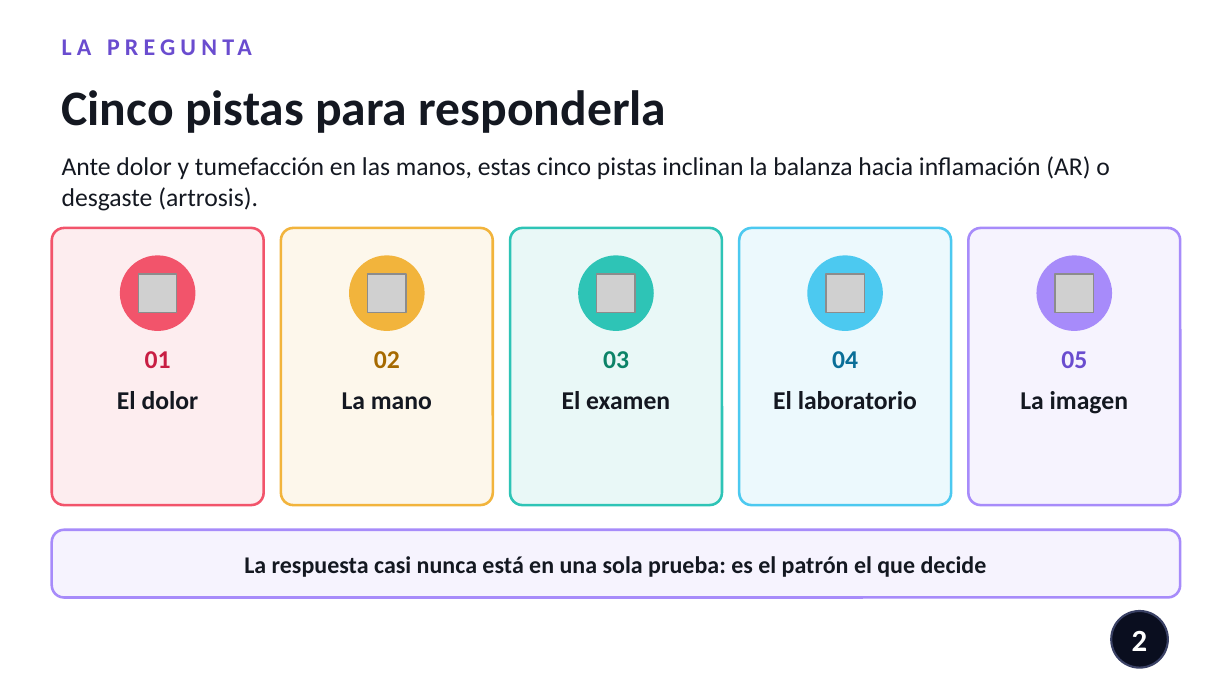
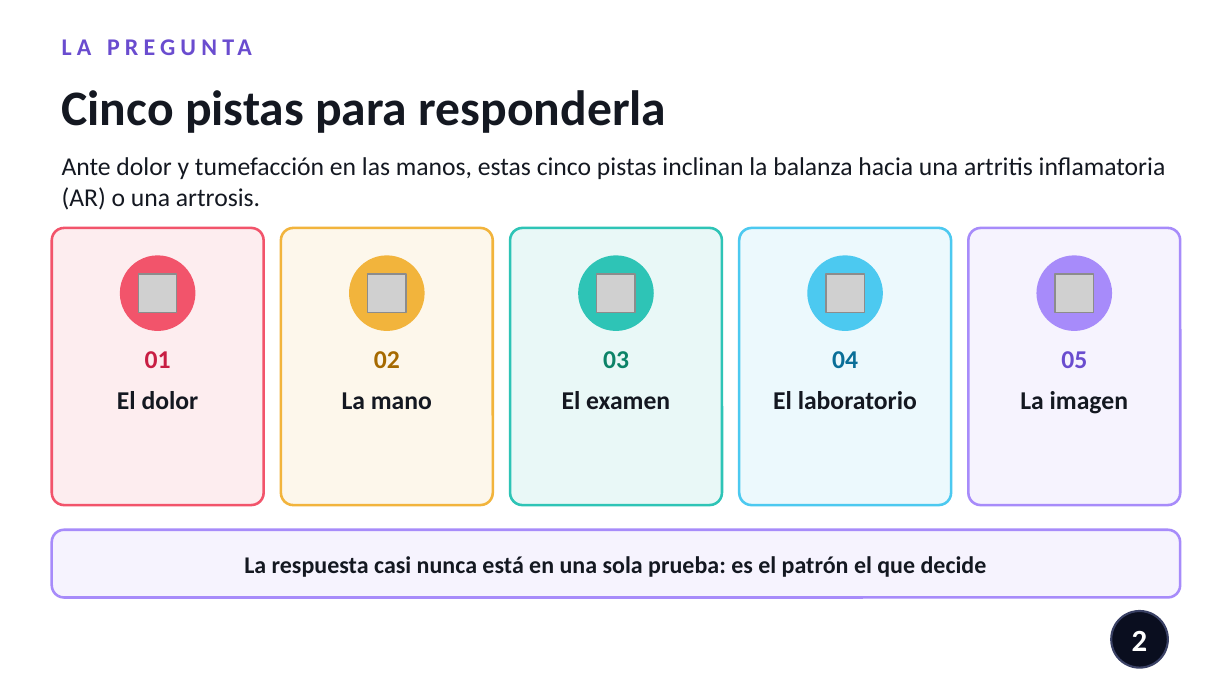
Before and after one commit to nestor120512/nes, a slide deck: slide 2 of Dx_AR_vs_artrosis.pptx. Drawn at 1232x693 pixels with LibreOffice and Linux fonts; fonts in the diff are those of the drawing; grey boxes stand for pictures. Boxes give left, top, right and bottom in pixels: in the first picture for what was removed or moved away, otherwise in the second. Text is boxed around its words. In the diff, an @@ line names an element or a change of style, - is before the commit and + after.

```diff
--- a/Dx_AR_vs_artrosis.pptx
+++ b/Dx_AR_vs_artrosis.pptx
@@ text at (62,157,1166,210): text changed @@
-Ante dolor y tumefacción en las manos, estas cinco pistas inclinan la balanza hacia inflamación (AR) o desgaste (artrosis).
+Ante dolor y tumefacción en las manos, estas cinco pistas inclinan la balanza hacia una artritis inflamatoria (AR) o una artrosis.
```
Also in this commit, not shown: 8 other slides changed, 1 slide added.
